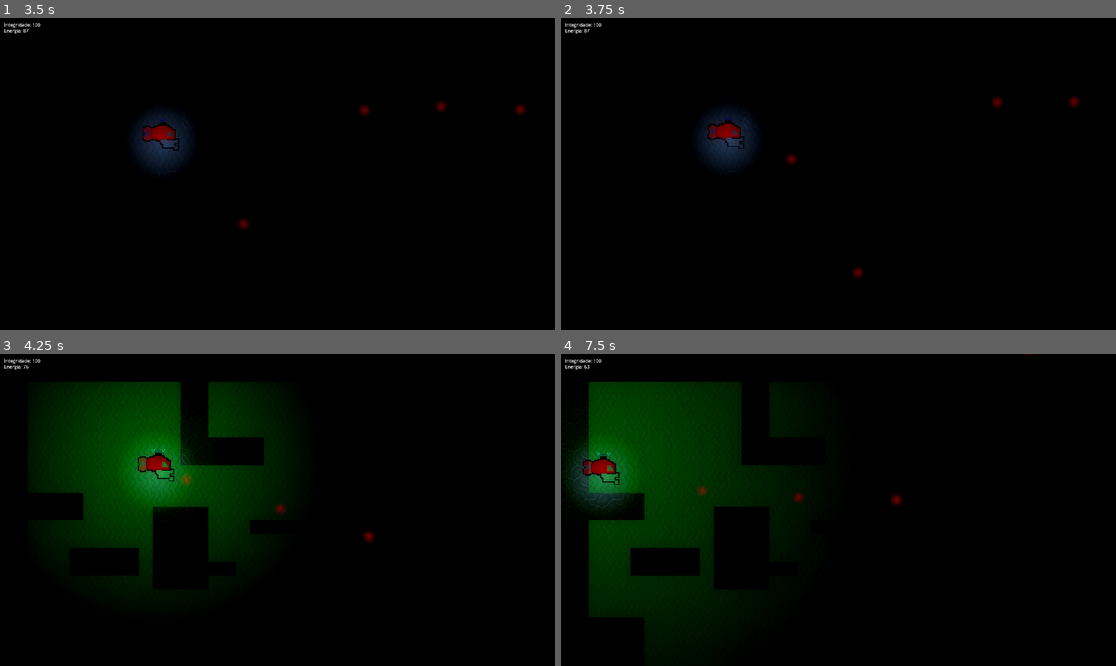
Above: before the commit, frames 1-4 (two rows, left to right).
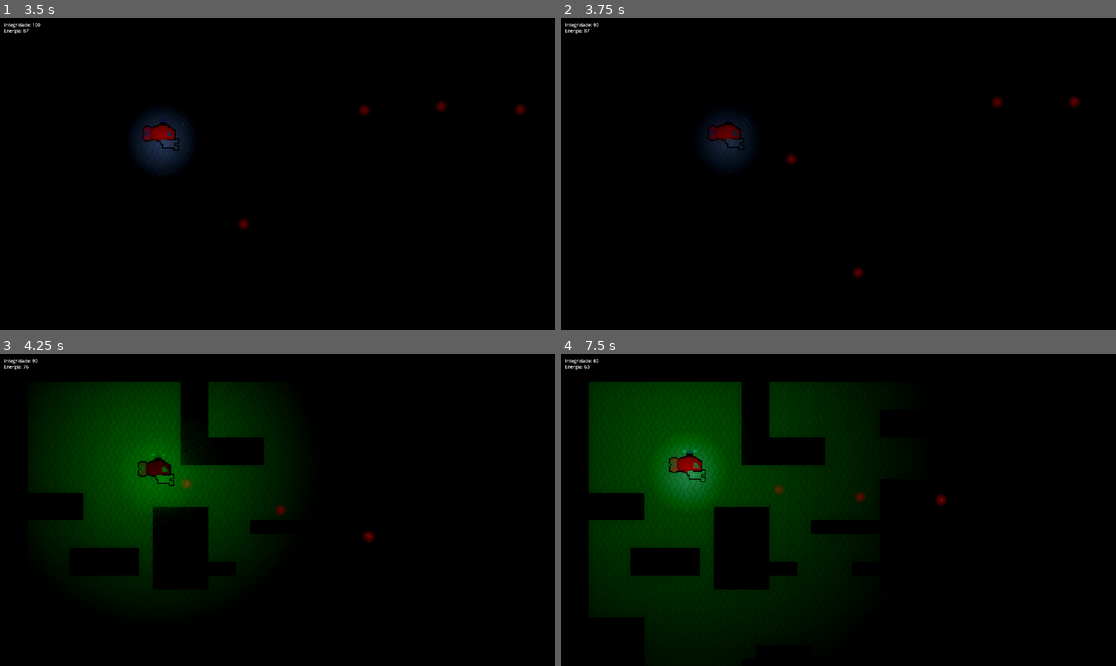
Above: after the commit, the same moments.

Repository: LitheFulminare/subechoXP3
Game: Godot game, scene res://Scenes/Layouts/Main 1.tscn
Two runs of this game, one before a commit and one after it. Both use one fixed random seed, a clock stepped at 60 frames per second and the inputs below.
Inputs (mouse positions are in pixels of both pictures, inside the frame that each line leads up to):
- Up to frame 1 (3.5 s): tap Enter at 0.5 s; move the mouse to (399, 158) at 0.52 s; press the mouse at (399, 158) at 0.53 s; hold D (Right) 0.53-1.28 s; tap F (Sonar) at 0.8, 1.35, 2.3, 2.85 s; move the mouse to (166, 189) at 1.27 s; release the mouse at (166, 189) at 1.28 s; hold S (Down) 1.28-2.03 s; click (166, 189) at 1.55 s; move the mouse to (333, 105) at 2.02 s; press the mouse at (333, 105) at 2.03 s; hold D (Right) 2.03-2.78 s; move the mouse to (249, 236) at 2.77 s; release the mouse at (249, 236) at 2.78 s; hold W (Up) from 2.78 s (still down); click (249, 236) at 3.05 s
- Up to frame 2 (3.75 s): move the mouse to (1005, 220) at 3.52 s; release W (Up) at 3.53 s; press the mouse at (1005, 220) at 3.53 s; hold A (Left) from 3.53 s (still down)
- Up to frame 3 (4.25 s): keep holding A (Left); tap F (Sonar) at 3.8 s
- Up to frame 4 (7.5 s): move the mouse to (672, 463) at 4.27 s; release the mouse at (672, 463) at 4.28 s; tap F (Sonar) at 4.35, 5.3, 5.85, 6.8, 7.35 s; click (672, 463) at 4.55 s; move the mouse to (866, 510) at 5.02 s; release A (Left) at 5.03 s; press the mouse at (866, 510) at 5.03 s; hold S (Down) 5.03-5.78 s; move the mouse to (755, 432) at 5.77 s; release the mouse at (755, 432) at 5.78 s; hold D (Right) 5.78-6.53 s; click (755, 432) at 6.05 s; move the mouse to (960, 494) at 6.52 s; press the mouse at (960, 494) at 6.53 s; hold W (Up) 6.53-7.28 s; move the mouse to (727, 525) at 7.27 s; release the mouse at (727, 525) at 7.28 s; hold D (Right) from 7.28 s (still down)

Frame 1 is identical in both runs. In frame 2, 0.3% of the frame differs, in the area x 5-34%, y 1-43%; in frame 3, 1.0%; in frame 4, 13%, in the area x 0-85%, y 0-76%.

Commit message:
colisão
agr funciona

Diff:
--- a/Scenes/Player_e_misc/Player/Arma 1/Arma 1.tscn
+++ b/Scenes/Player_e_misc/Player/Arma 1/Arma 1.tscn
@@ -13,11 +13,8 @@
 "speed": 5.0
 }]
 
-[node name="Arma1" type="Area2D"]
+[node name="Arma1" type="Node2D"]
 
 [node name="Sprites" type="AnimatedSprite2D" parent="."]
 sprite_frames = SubResource("SpriteFrames_e0eqn")
 animation = &"Arma 1 v1"
-
-[node name="CollisionPolygon2D2" type="CollisionPolygon2D" parent="."]
-polygon = PackedVector2Array(-6, 3, 4, 3, 4, 5, 9, 5, 9, -6, -7, -5, -8, -4, -8, -1, -6, 0)
--- a/Scenes/Player_e_misc/Player/CharacterBody2D.gd
+++ b/Scenes/Player_e_misc/Player/CharacterBody2D.gd
@@ -45,17 +45,18 @@
 	#move_and_slide()
 
 	var collision = move_and_slide()
-	#if collision:
-		#if not invincible && life > 0:
-			#life -= 10
-			#velocity = Vector2.ZERO
-			#invincible = true
-			#damage_effect()
-			#$iFrames.start()
+	if collision:
+		if not invincible && life > 0:
+			life -= 10
+			velocity = Vector2.ZERO
+			invincible = true
+			damage_effect()
+			$iFrames.start()
 
 func _ready():
 	pass
 
+@warning_ignore("unused_parameter")
 func _process(delta):
 	#if energy <= 0:
 	#	energy = 0
@@ -85,6 +86,7 @@
 		energy = energy - 10
 		$Sonar.visible = true
 
+		@warning_ignore("shadowed_variable")
 		var tween = create_tween()
 		tween.tween_property($Sonar, "scale", Vector2(55,55), 1)
 		tween.parallel().tween_property($Sonar, "energy", 0, 2)
@@ -100,6 +102,7 @@
 		targetPosition = get_global_mouse_position()
 		shootDirection = (targetPosition - global_position).normalized()
 
+		@warning_ignore("shadowed_variable")
 		var tiro1 = tiro1Path.instantiate()
 		tiro1.set_bullet(global_position, targetPosition)
 		get_parent().add_child(tiro1)
--- a/Scenes/Player_e_misc/Player/Turbina/Turbina v1.tscn
+++ b/Scenes/Player_e_misc/Player/Turbina/Turbina v1.tscn
@@ -24,13 +24,10 @@
 "speed": 5.0
 }]
 
-[node name="TurbinaV1" type="Area2D"]
+[node name="TurbinaV1" type="Node2D"]
 
 [node name="Sprites" type="AnimatedSprite2D" parent="."]
 position = Vector2(0, 1.01725e-05)
 sprite_frames = SubResource("SpriteFrames_uhwi8")
 animation = &"Motor 1"
 metadata/_edit_lock_ = true
-
-[node name="CollisionPolygon2D" type="CollisionPolygon2D" parent="."]
-polygon = PackedVector2Array(-5, 6, -3, 6, -3, 7, 2, 7, 2, 6, 4, 6, 4, -6, 2, -7, -3, -7, -5, -6)
--- a/Scenes/Player_e_misc/Player/player.tscn
+++ b/Scenes/Player_e_misc/Player/player.tscn
@@ -84,12 +84,6 @@
 [node name="TurbinaV1" parent="Sprite" instance=ExtResource("6_iu35p")]
 position = Vector2(-11, -3)
 
-[node name="CollisionPolygon2D" type="CollisionPolygon2D" parent="."]
-visible = false
-position = Vector2(-41, 5)
-rotation = 1.5708
-polygon = PackedVector2Array(-39, 1.00012, -51.0001, -34.9998, -71.0001, -34.9998, -71.0002, -58.9998, -51.0002, -58.9998, -39.0003, -82.9999, -35.0003, -82.9999, -35.0003, -90.9999, 8.99966, -91.0001, 8.99991, -23.0001, 4.99991, -23.0001, 4.99997, -7.00006, 0.999969, -7, 1, 1)
-
 [node name="Energy timer" type="Timer" parent="."]
 autostart = true
 
@@ -107,9 +101,6 @@
 [node name="ShapeCast" type="ShapeCast2D" parent="."]
 visible = false
 shape = SubResource("CircleShape2D_qow0k")
-
-[node name="Spawn Tiro 1" type="Marker2D" parent="."]
-position = Vector2(52, 24)
 
 [node name="Light" type="PointLight2D" parent="."]
 position = Vector2(2, 5.00003)
@@ -129,6 +120,24 @@
 texture = SubResource("GradientTexture2D_s5eh0")
 texture_scale = 0.25
 
+[node name="Spawn Tiro 1" type="Marker2D" parent="."]
+position = Vector2(52, 24)
+
+[node name="Colisão Geral" type="CollisionPolygon2D" parent="."]
+position = Vector2(-41, 5)
+rotation = 1.5708
+polygon = PackedVector2Array(-39, 1.00012, -51.0001, -34.9998, -71.0001, -34.9998, -71.0002, -58.9998, -51.0002, -58.9998, -39.0003, -82.9999, -35.0003, -82.9999, -35.0003, -90.9999, 8.99966, -91.0001, 8.99991, -23.0001, 4.99991, -23.0001, 4.99997, -7.00006, 0.999969, -7, 1, 1)
+
+[node name="Colisão arma 1" type="CollisionPolygon2D" parent="."]
+position = Vector2(25.6217, 25.9091)
+scale = Vector2(3.98686, 3.98686)
+polygon = PackedVector2Array(-5.9249, 3.03269, 4.10806, 3.03269, 4.10806, 5.03928, 9.12454, 5.03928, 9.12454, -5.99697, 6.11465, -5.99697, -8, -4, -7.93149, -0.980492, -5.9249, 0.0228043)
+
+[node name="Colisão turbina 1" type="CollisionPolygon2D" parent="."]
+position = Vector2(-45, -15)
+scale = Vector2(4.09669, 4.09669)
+polygon = PackedVector2Array(-5.1261, 6.10249, -3.1733, 6.10249, -3.17329, 7.07888, 1.70869, 7.07888, 1.70869, 6.10249, 2.68509, 6.10249, 4.63788, -5.61429, 1.70869, -6.59068, -3.17329, -6.59068, -5.1261, -5.61429)
+
 [connection signal="timeout" from="Energy timer" to="." method="_on_energy_timer_timeout"]
 [connection signal="timeout" from="Sonar cooldown" to="." method="_on_sonar_cooldown_timeout"]
 [connection signal="timeout" from="iFrames" to="." method="_on_i_frames_timeout"]
